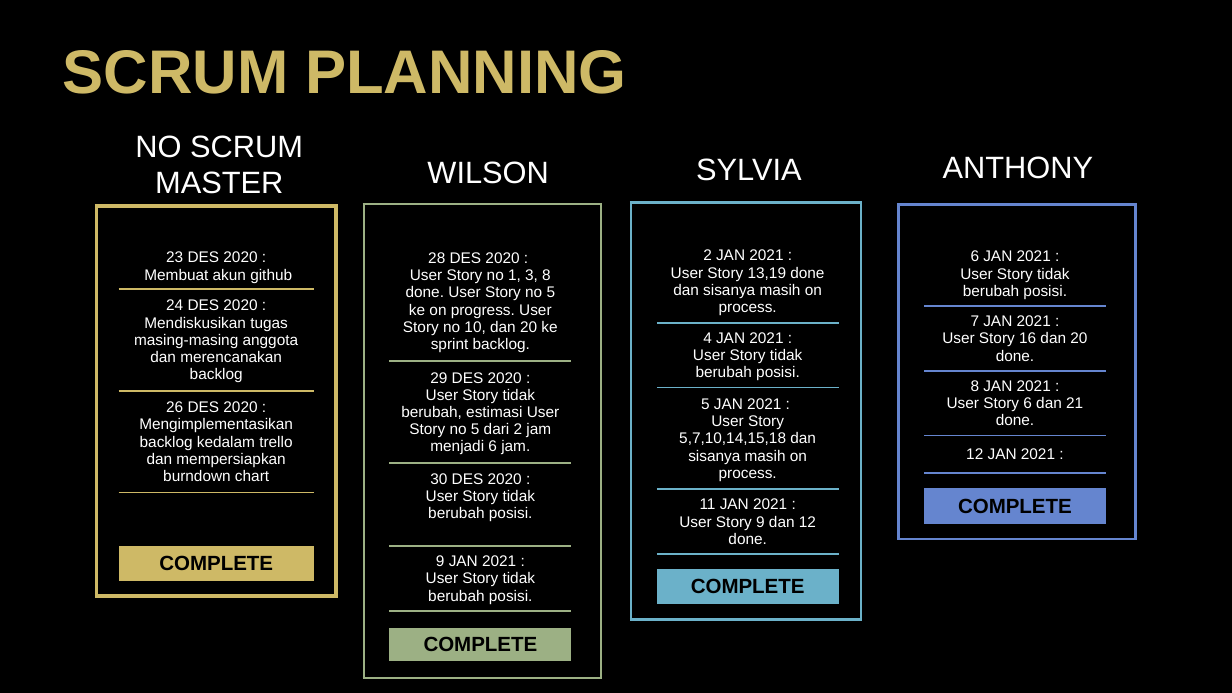
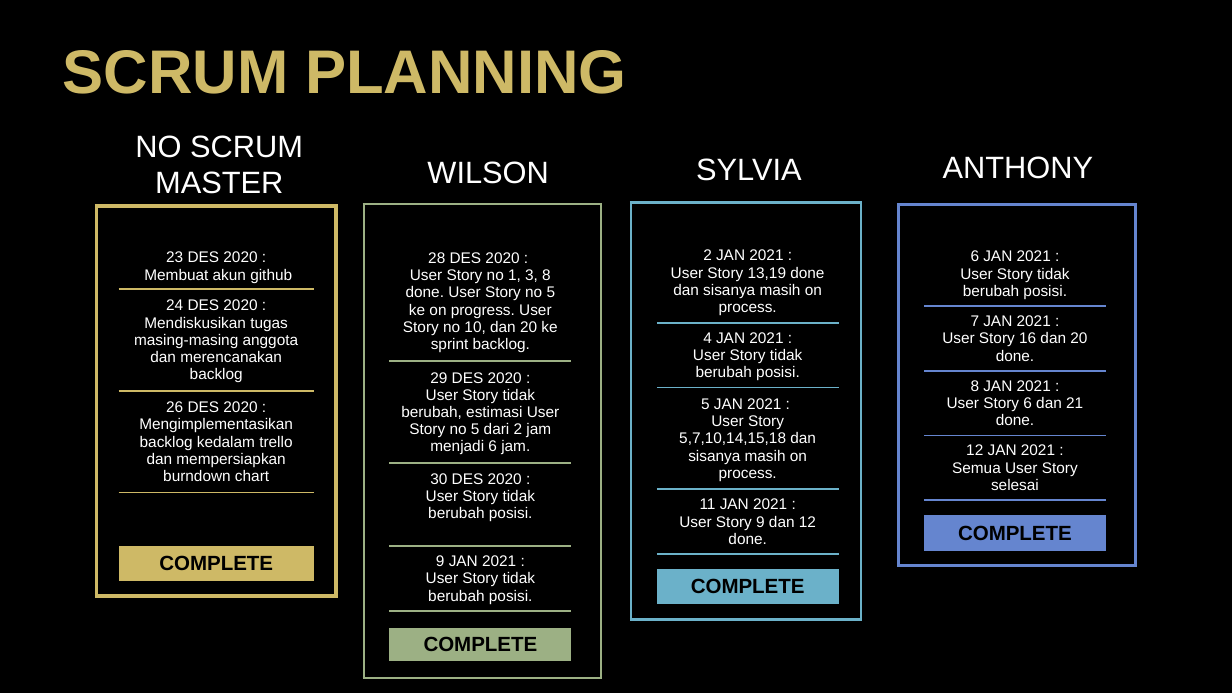
Before and after one commit to wwi150n/SCA_Games, a slide deck: slide 4 of PPT_Hames.pptx. Drawn at 1232x693 pixels with LibreOffice and Linux fonts; fonts in the diff are those of the drawing. Boxes give left, top, right and bottom in pixels: in the first picture for what was removed or moved away, otherwise in the second. Text is boxed around its words. In the diff, an @@ line names an element or a change of style, - is before the commit and + after.

Commit message:
Update Ppt

```diff
--- a/PPT_Hames.pptx
+++ b/PPT_Hames.pptx
@@ table at [898,204,1136,566] @@
-row 5, column 2: 12 JAN 2021 :
+row 5, column 2: 12 JAN 2021 : Semua User Story selesai
```
Also in this commit, not shown: 1 other slide changed, 1 slide added, 1 slide removed.
